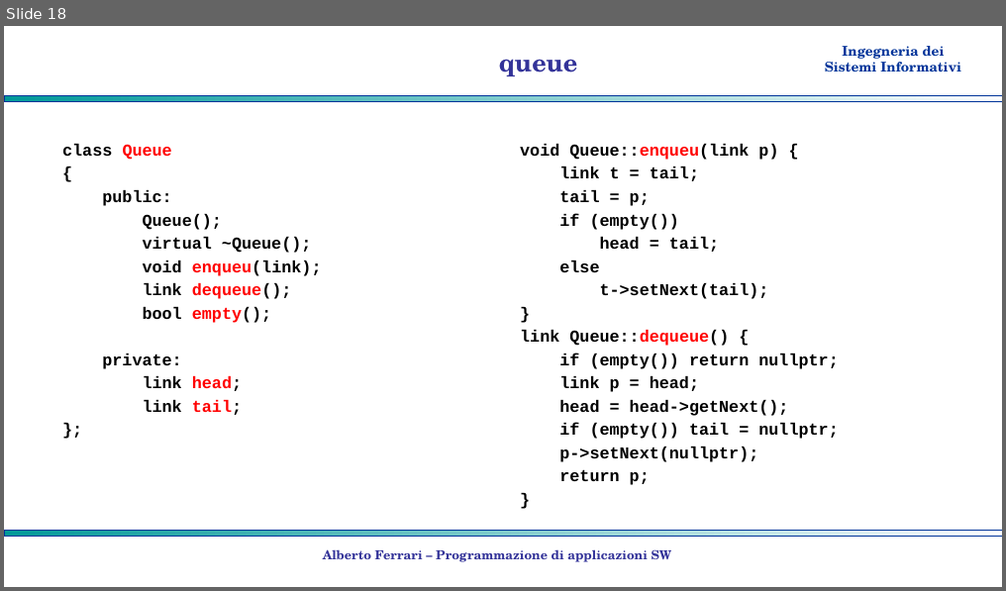
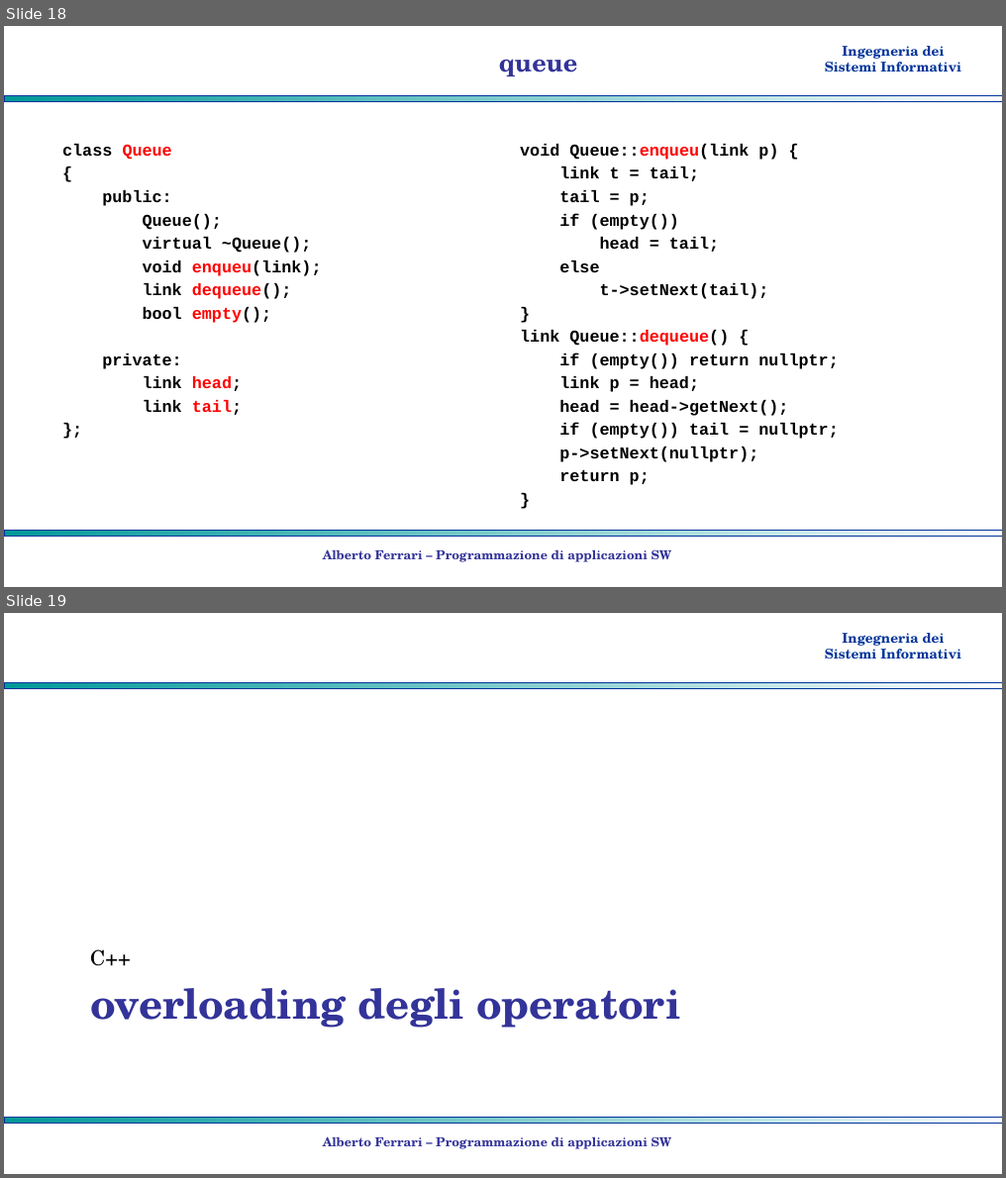
Before and after one commit to albertoferrari/pasw, a slide deck: lezioni/PASW06 - strutture lineari.pptx. Shown one above the other, each under a label of ours: slide 18 before the commit, slides 18 and 19 after it. The pictures are 1006x591 and 1006x1178 pixels, drawn with LibreOffice and Linux fonts; fonts in the diff are those of the drawing; background and template pictures are left out. Boxes give left, top, right and bottom in pixels: in the first picture for what was removed or moved away, otherwise in the second. Text is boxed around its words. In the diff, an @@ line names an element or a change of style, - is before the commit and + after.

```diff
--- a/lezioni/PASW06 - strutture lineari.pptx
+++ b/lezioni/PASW06 - strutture lineari.pptx
@@ slide 19 added at box(4, 613, 1002, 1174), background #FFFFFF; not listed: 3 template elements that a slide beside it also shows @@
@@ text added at box(90, 950, 131, 966), 20 pt, text #000000 @@
+C++
@@ title added at box(90, 988, 681, 1028), 40 pt, text #333399, bold @@
+overloading degli operatori
@@ text added at box(323, 1137, 672, 1150), 12 pt, text #333399, bold @@
+Alberto Ferrari – Programmazione di applicazioni SW
```
Also in this commit, not shown: 5 other slides added, 1 other file.
